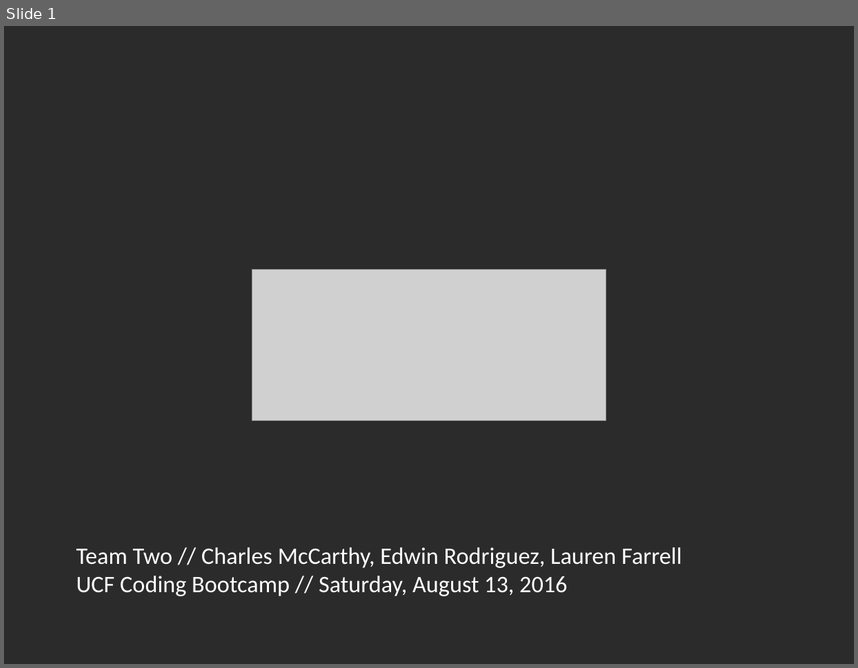
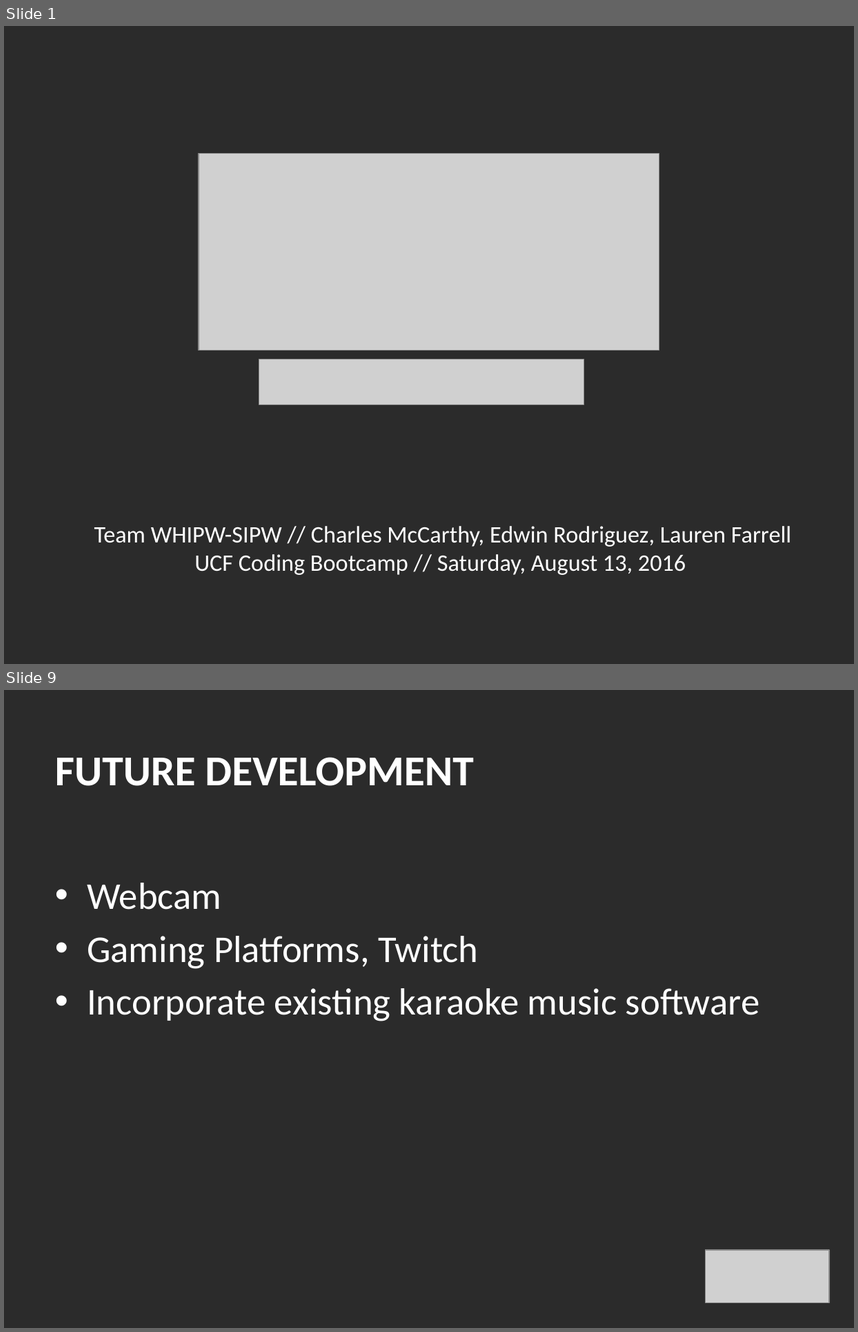
Before and after one commit to MrEdwinRodriguez/projectone, a slide deck: karaoke-roulette.pptx. Shown one above the other, each under a label of ours: slide 1 before the commit, slides 1 and 9 after it; the slides between them are not shown. The pictures are 858x668 and 858x1332 pixels, drawn with LibreOffice and Linux fonts; fonts in the diff are those of the drawing; grey boxes stand for pictures; background and template pictures are left out; a plain dark background stands for a picture behind light text. Boxes give left, top, right and bottom in pixels: in the first picture for what was removed or moved away, otherwise in the second. Text is boxed around its words. In the diff, an @@ line names an element or a change of style, - is before the commit and + after.

```diff
--- a/karaoke-roulette.pptx
+++ b/karaoke-roulette.pptx
@@ slide 9 added at (4,690,854,1328), background picture (left out) @@
@@ title added at (55,757,473,786), 36 pt, text #FFFFFF, bold @@
+FUTURE DEVELOPMENT
@@ text added at (87,883,760,1021), 32 pt, text #FFFFFF @@
+• Webcam
+• Gaming Platforms, Twitch
+• Incorporate existing karaoke music software
@@ picture added at (705,1250,829,1302) @@
@@ slide 1 changed as well @@
@@ picture: place and size @@
-picture at (252,269,606,419)
+picture at (199,154,660,350)
@@ picture added at (259,359,584,404) @@
@@ text "Team WHIPW-SIPW // Charles McCarthy, ...": place and size @@
-text "Team WHIPW-SIPW // Charles McCarthy, ..." at (76,547,682,596)
+text "Team WHIPW-SIPW // Charles McCarthy, ..." at (94,526,791,575)
@@ text at (94,526,791,546): text changed @@
-Team Two // Charles McCarthy, Edwin Rodriguez, Lauren Farrell
+Team WHIPW-SIPW // Charles McCarthy, Edwin Rodriguez, Lauren Farrell
@@ text at (194,554,686,575): alignment left to centre @@
```
Also in this commit, not shown: 8 other slides added, 5 other files.
